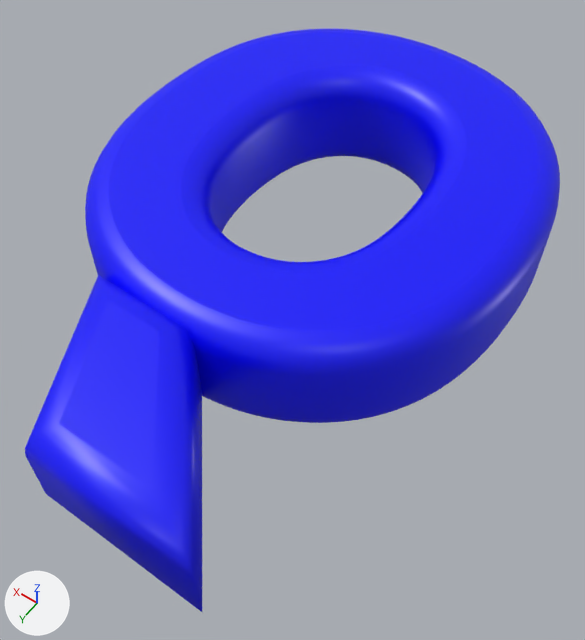
Renders of the glTF model 3dWords/fonts/glb/242.glb from each side of a commit.
Camera for both pictures: a 50 mm lens placed at (-0.204, 1.341, 1.084), pointed at (0.327, 0.597, -0.085). The axes (+X, +Y, +Z) are drawn at lower left. The lights are the same throughout. Vertices at the same position are counted once.

The older version as bpy lines, for what is in view:
```python
me_texto_174 = bpy.data.meshes.new('texto.174')
me_texto_174.from_pydata(...)  # 2080 vertices, 4156 faces; spans x -0.001..0.812, y -0.067..1.107, z -0.11..0.11
me_texto_174.materials.append(mat_material)  # blue #0000ff
ob_texto = bpy.data.objects.new('texto', me_texto_174)
ob_texto.location = (0.0, 0.0, 0.0)
```
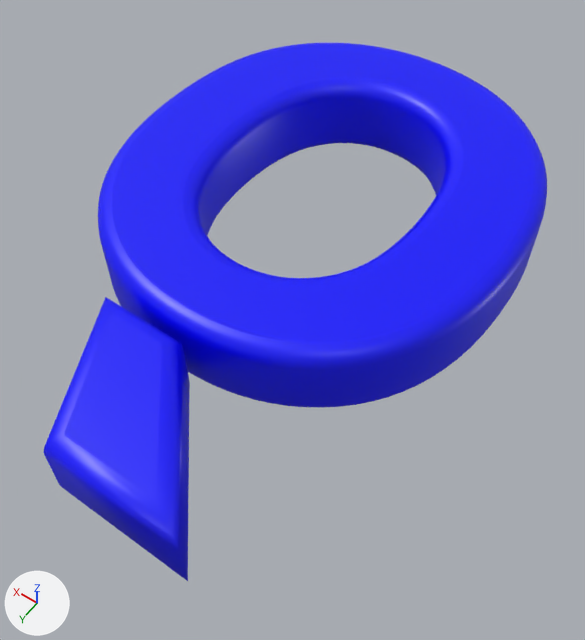
Patch to the scene script:
```diff
--- a/3dWords/fonts/glb/242.glb.py
+++ b/3dWords/fonts/glb/242.glb.py
@@ me_texto_174 @@
 # used by ob_texto; location = (0.0, 0.0, 0.0)
-me_texto_174.from_pydata(...)  # 2080 vertices, 4156 faces; spans x -0.001..0.812, y -0.067..1.107, z -0.11..0.11
+me_texto_174.from_pydata(...)  # 2080 vertices, 4156 faces; spans x 0.019..0.792, y -0.047..1.087, z -0.08..0.08
+# me_texto_174 part 1: the loose piece of 2040 vertices spanning x -0.001..0.812, y -0.067..0.829, z -0.11..0.11 is rebuilt with 2040 vertices and now spans x 0.019..0.792, y -0.047..0.809, z -0.08..0.08
+# me_texto_174 part 2: the loose piece of 40 vertices spanning x 0.117..0.572, y 0.806..1.107, z -0.11..0.11 is rebuilt with 40 vertices and now spans x 0.159..0.54, y 0.826..1.087, z -0.08..0.08
 me_texto_174.materials.append(mat_material)
```

Pixel boxes (x1, y1, x2, y2) of what changed, in the pictures (585 x 640 px):
'texto', reshaped (8% shorter)
    before: (25, 29, 560, 612)
    after: (44, 43, 547, 581)
part 1 of me_texto_174, rebuilt (8% shorter)
    before: (85, 29, 560, 423)
    after: (98, 43, 547, 407)
part 2 of me_texto_174, rebuilt (17% narrower, 16% shorter)
    before: (25, 275, 202, 612)
    after: (44, 297, 190, 581)
